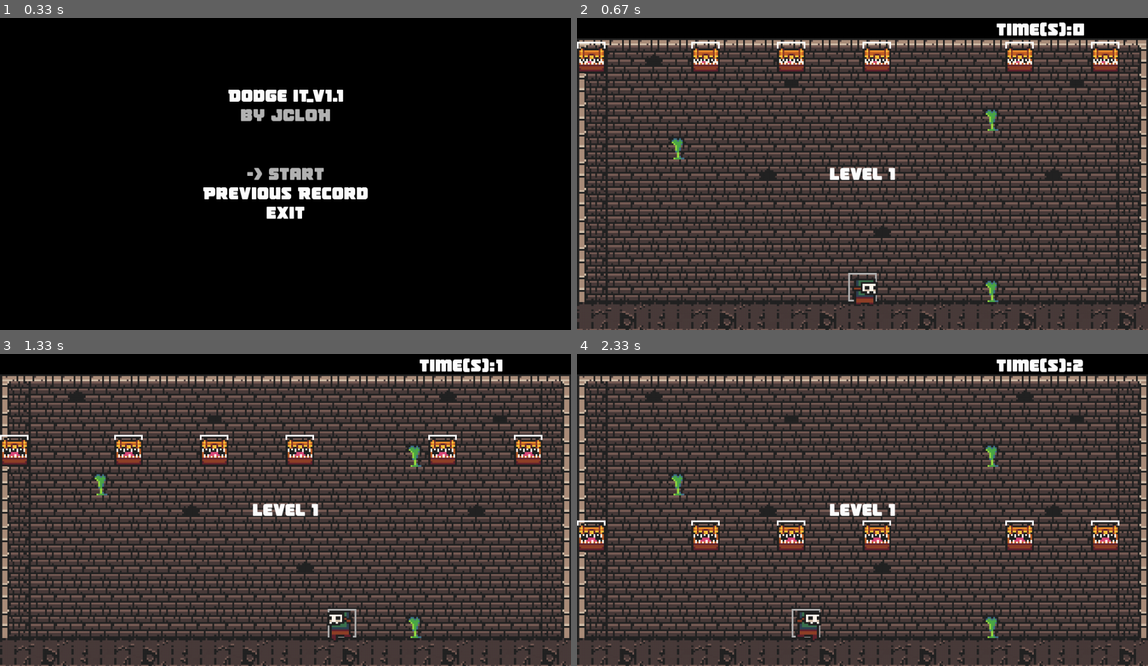
Above: before the commit, frames 1-4 (two rows, left to right).
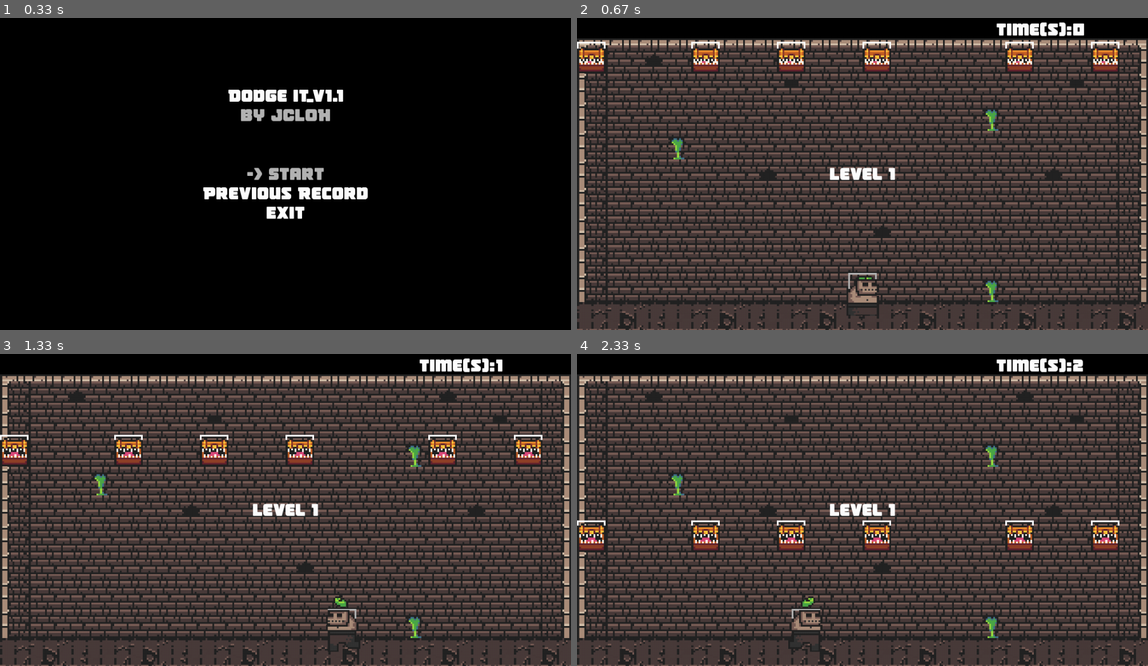
Above: after the commit, the same moments.

Repository: JCLOH98/DodgeIt-Pygame
Game: pygame game, started from DodgeItv1.1.py
The game is run twice, just before and just after one commit, with the same random seed, the same clock (stepped at 60 frames per second) and the same inputs.
Inputs:
- Up to frame 1 (0.33 s): no input
- Up to frame 2 (0.67 s): tap Enter at 0.33 s
- Up to frame 3 (1.33 s): hold Right 0.67-1.13 s; hold Left from 1.17 s (still down)
- Up to frame 4 (2.33 s): release Left at 1.7 s; hold Right from 2.17 s (still down)

Frame 1 is identical in both runs. In frame 2, 0.4% of the frame differs, in the area x 47-53%, y 82-96%; in frame 3, 0.5%, in the area x 57-64%, y 77-96%; in frame 4, 0.5%.

Commit message:
Update DodgeItv1.1.py

Diff:
--- a/DodgeItv1.1.py
+++ b/DodgeItv1.1.py
@@ -38,46 +38,47 @@
 backgroundRect.center = (SCREEN_WIDTH/2, SCREEN_HEIGHT/2)
 
 #sprites scale factor
-#big zombie = (IMAGE_WIDTH*2,IMAGE_HEIGHT*2)
-#masked orc = (IMAGE_WIDTH+10,IMAGE_HEIGHT+15)
-scale = (IMAGE_WIDTH+10,IMAGE_HEIGHT+15)
+#big zombie
+scale = (IMAGE_WIDTH*2,IMAGE_HEIGHT*2)
+#masked orc
+#scale = (IMAGE_WIDTH+10,IMAGE_HEIGHT+15)
 
 #idle
 #big zombie
-#idle1 = pygame.image.load("./Sprites/DungeonTilesII (Using)/BigZombies/big_zombie_idle_anim_f0.png").convert_alpha()
-#idle2 = pygame.image.load("./Sprites/DungeonTilesII (Using)/BigZombies/big_zombie_idle_anim_f1.png").convert_alpha()
-#idle3 = pygame.image.load("./Sprites/DungeonTilesII (Using)/BigZombies/big_zombie_idle_anim_f2.png").convert_alpha()
-#idle4 = pygame.image.load("./Sprites/DungeonTilesII (Using)/BigZombies/big_zombie_idle_anim_f3.png").convert_alpha()
+idle1 = pygame.image.load("./Sprites/DungeonTilesII (Using)/BigZombies/big_zombie_idle_anim_f0.png").convert_alpha()
+idle2 = pygame.image.load("./Sprites/DungeonTilesII (Using)/BigZombies/big_zombie_idle_anim_f1.png").convert_alpha()
+idle3 = pygame.image.load("./Sprites/DungeonTilesII (Using)/BigZombies/big_zombie_idle_anim_f2.png").convert_alpha()
+idle4 = pygame.image.load("./Sprites/DungeonTilesII (Using)/BigZombies/big_zombie_idle_anim_f3.png").convert_alpha()
 #masked ogre
-idle1 = pygame.image.load("./Sprites/DungeonTilesII (Using)/MaskedOrcs/masked_orc_idle_anim_f0.png").convert_alpha()
-idle2 = pygame.image.load("./Sprites/DungeonTilesII (Using)/MaskedOrcs/masked_orc_idle_anim_f1.png").convert_alpha()
-idle3 = pygame.image.load("./Sprites/DungeonTilesII (Using)/MaskedOrcs/masked_orc_idle_anim_f2.png").convert_alpha()
-idle4 = pygame.image.load("./Sprites/DungeonTilesII (Using)/MaskedOrcs/masked_orc_idle_anim_f3.png").convert_alpha()
+#idle1 = pygame.image.load("./Sprites/DungeonTilesII (Using)/MaskedOrcs/masked_orc_idle_anim_f0.png").convert_alpha()
+#idle2 = pygame.image.load("./Sprites/DungeonTilesII (Using)/MaskedOrcs/masked_orc_idle_anim_f1.png").convert_alpha()
+#idle3 = pygame.image.load("./Sprites/DungeonTilesII (Using)/MaskedOrcs/masked_orc_idle_anim_f2.png").convert_alpha()
+#idle4 = pygame.image.load("./Sprites/DungeonTilesII (Using)/MaskedOrcs/masked_orc_idle_anim_f3.png").convert_alpha()
 
 #runleft
 #big zombie
-#runleft1 = pygame.image.load("./Sprites/DungeonTilesII (Using)/BigZombies/big_zombie_run_left_anim_f0.png").convert_alpha()
-#runleft2 = pygame.image.load("./Sprites/DungeonTilesII (Using)/BigZombies/big_zombie_run_left_anim_f1.png").convert_alpha()
-#runleft3 = pygame.image.load("./Sprites/DungeonTilesII (Using)/BigZombies/big_zombie_run_left_anim_f2.png").convert_alpha()
-#runleft4 = pygame.image.load("./Sprites/DungeonTilesII (Using)/BigZombies/big_zombie_run_left_anim_f3.png").convert_alpha()
+runleft1 = pygame.image.load("./Sprites/DungeonTilesII (Using)/BigZombies/big_zombie_run_left_anim_f0.png").convert_alpha()
+runleft2 = pygame.image.load("./Sprites/DungeonTilesII (Using)/BigZombies/big_zombie_run_left_anim_f1.png").convert_alpha()
+runleft3 = pygame.image.load("./Sprites/DungeonTilesII (Using)/BigZombies/big_zombie_run_left_anim_f2.png").convert_alpha()
+runleft4 = pygame.image.load("./Sprites/DungeonTilesII (Using)/BigZombies/big_zombie_run_left_anim_f3.png").convert_alpha()
 #masked ogre
-runleft1 = pygame.image.load("./Sprites/DungeonTilesII (Using)/MaskedOrcs/masked_orc_run_left_anim_f0.png").convert_alpha()
-runleft2 = pygame.image.load("./Sprites/DungeonTilesII (Using)/MaskedOrcs/masked_orc_run_left_anim_f1.png").convert_alpha()
-runleft3 = pygame.image.load("./Sprites/DungeonTilesII (Using)/MaskedOrcs/masked_orc_run_left_anim_f2.png").convert_alpha()
-runleft4 = pygame.image.load("./Sprites/DungeonTilesII (Using)/MaskedOrcs/masked_orc_run_left_anim_f3.png").convert_alpha()
+#runleft1 = pygame.image.load("./Sprites/DungeonTilesII (Using)/MaskedOrcs/masked_orc_run_left_anim_f0.png").convert_alpha()
+#runleft2 = pygame.image.load("./Sprites/DungeonTilesII (Using)/MaskedOrcs/masked_orc_run_left_anim_f1.png").convert_alpha()
+#runleft3 = pygame.image.load("./Sprites/DungeonTilesII (Using)/MaskedOrcs/masked_orc_run_left_anim_f2.png").convert_alpha()
+#runleft4 = pygame.image.load("./Sprites/DungeonTilesII (Using)/MaskedOrcs/masked_orc_run_left_anim_f3.png").convert_alpha()
 
 
 #runright
 #big zombie
-#runright1 = pygame.image.load("./Sprites/DungeonTilesII (Using)/BigZombies/big_zombie_run_right_anim_f0.png").convert_alpha()
-#runright2 = pygame.image.load("./Sprites/DungeonTilesII (Using)/BigZombies/big_zombie_run_right_anim_f1.png").convert_alpha()
-#runright3 = pygame.image.load("./Sprites/DungeonTilesII (Using)/BigZombies/big_zombie_run_right_anim_f2.png").convert_alpha()
-#runright4 = pygame.image.load("./Sprites/DungeonTilesII (Using)/BigZombies/big_zombie_run_right_anim_f3.png").convert_alpha()
+runright1 = pygame.image.load("./Sprites/DungeonTilesII (Using)/BigZombies/big_zombie_run_right_anim_f0.png").convert_alpha()
+runright2 = pygame.image.load("./Sprites/DungeonTilesII (Using)/BigZombies/big_zombie_run_right_anim_f1.png").convert_alpha()
+runright3 = pygame.image.load("./Sprites/DungeonTilesII (Using)/BigZombies/big_zombie_run_right_anim_f2.png").convert_alpha()
+runright4 = pygame.image.load("./Sprites/DungeonTilesII (Using)/BigZombies/big_zombie_run_right_anim_f3.png").convert_alpha()
 #masked ogre
-runright1 = pygame.image.load("./Sprites/DungeonTilesII (Using)/MaskedOrcs/masked_orc_run_right_anim_f0.png").convert_alpha()
-runright2 = pygame.image.load("./Sprites/DungeonTilesII (Using)/MaskedOrcs/masked_orc_run_right_anim_f1.png").convert_alpha()
-runright3 = pygame.image.load("./Sprites/DungeonTilesII (Using)/MaskedOrcs/masked_orc_run_right_anim_f2.png").convert_alpha()
-runright4 = pygame.image.load("./Sprites/DungeonTilesII (Using)/MaskedOrcs/masked_orc_run_right_anim_f3.png").convert_alpha()
+#runright1 = pygame.image.load("./Sprites/DungeonTilesII (Using)/MaskedOrcs/masked_orc_run_right_anim_f0.png").convert_alpha()
+#runright2 = pygame.image.load("./Sprites/DungeonTilesII (Using)/MaskedOrcs/masked_orc_run_right_anim_f1.png").convert_alpha()
+#runright3 = pygame.image.load("./Sprites/DungeonTilesII (Using)/MaskedOrcs/masked_orc_run_right_anim_f2.png").convert_alpha()
+#runright4 = pygame.image.load("./Sprites/DungeonTilesII (Using)/MaskedOrcs/masked_orc_run_right_anim_f3.png").convert_alpha()
 
 #chests
 chest1 = pygame.image.load("./Sprites/DungeonTilesII (Using)/Chests/chest_mimic_open_anim_f0.png").convert_alpha()
